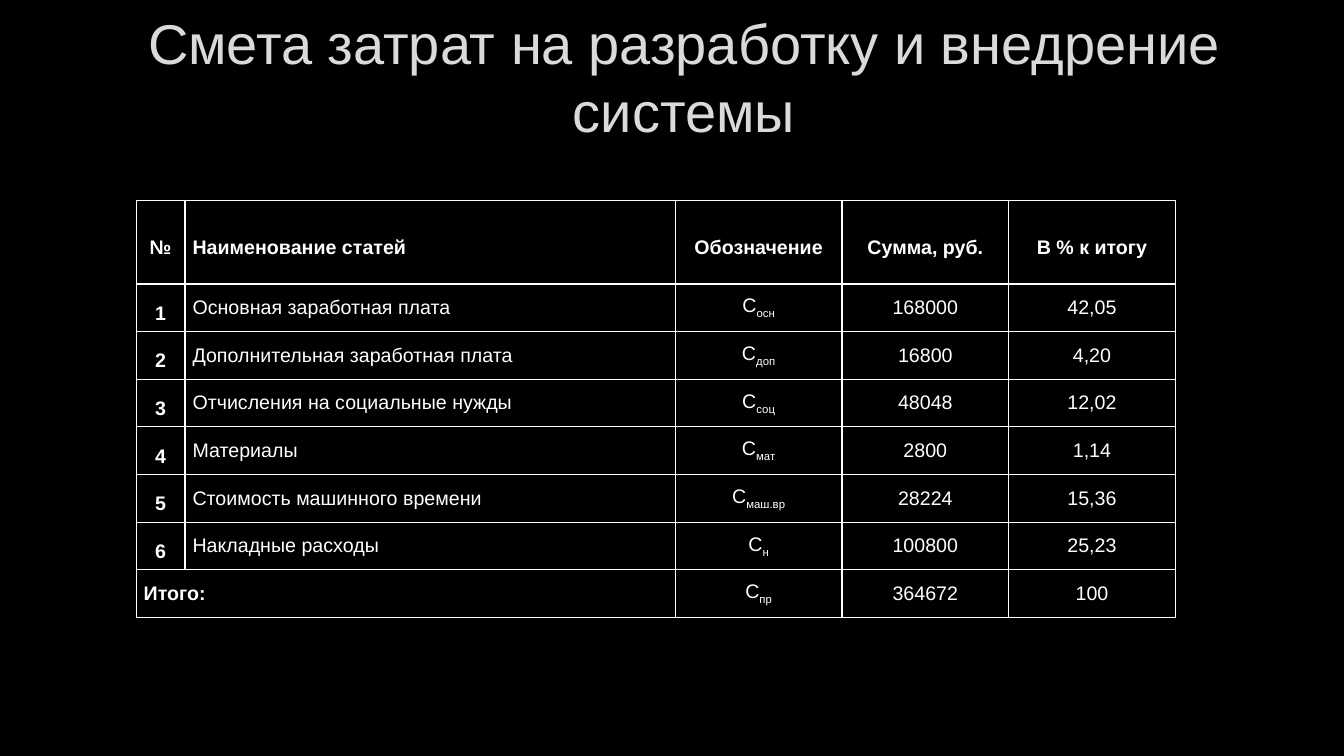
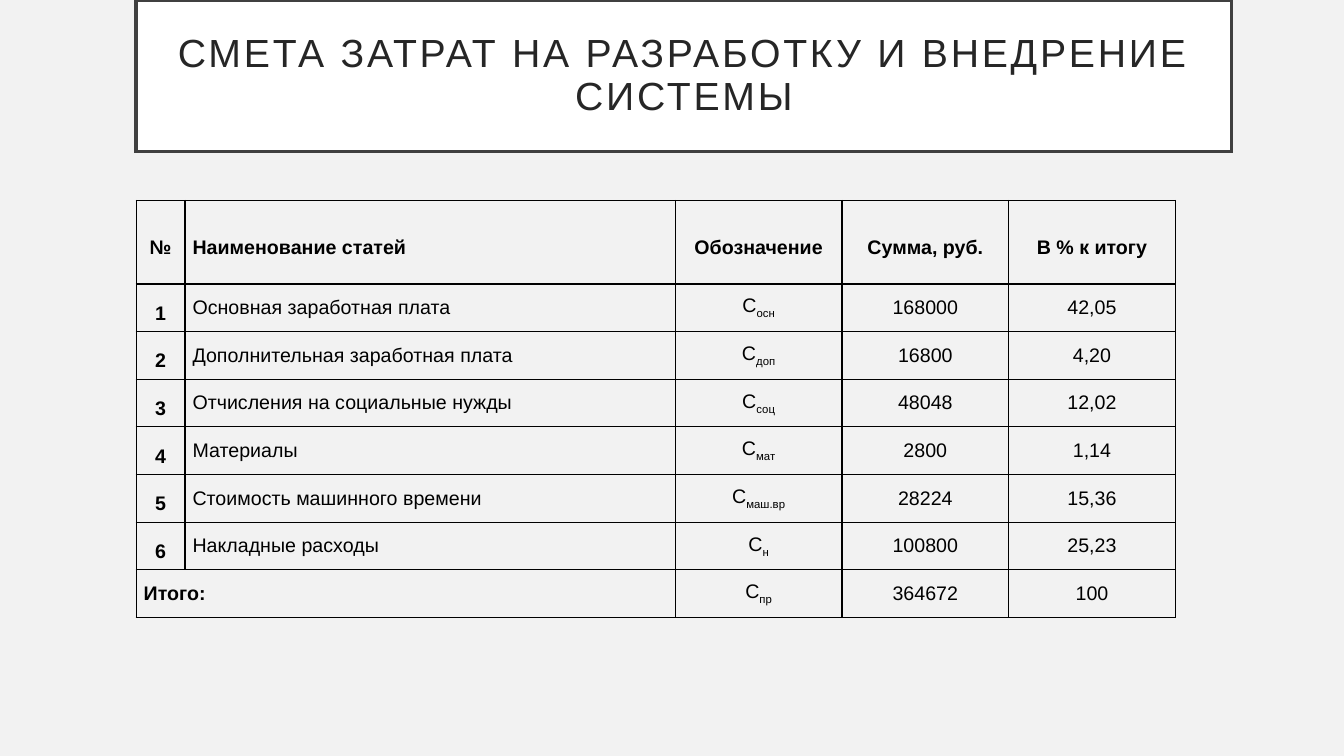
Before and after one commit to PolMarzia/diplom, a slide deck: slide 14 of Prez.pptx. Drawn at 1344x756 pixels with LibreOffice and Linux fonts; fonts in the diff are those of the drawing; background and template pictures are left out. Boxes give left, top, right and bottom in pixels: in the first picture for what was removed or moved away, otherwise in the second. Text is boxed around its words. In the diff, an @@ line names an element or a change of style, - is before the commit and + after.

```diff
--- a/Prez.pptx
+++ b/Prez.pptx
@@ background picture (left out) to #F2F2F2 @@
@@ title "СМЕТА ЗАТРАТ НА РАЗРАБОТКУ И ...": place and size @@
-title "СМЕТА ЗАТРАТ НА РАЗРАБОТКУ И ..." at <box>148,23,1220,133</box>
+title "СМЕТА ЗАТРАТ НА РАЗРАБОТКУ И ..." at <box>136,1,1232,152</box>
@@ title "СМЕТА ЗАТРАТ НА РАЗРАБОТКУ И ..." at <box>136,1,1232,152</box>: fill none to #FFFFFF; outline none to #404040 2.5 pt @@
@@ title at <box>178,39,1186,111</box>: text changed; size 40 to 28 pt; text colour #DADADA to #262626 @@
-Смета затрат на разработку и внедрение системы
+СМЕТА ЗАТРАТ НА РАЗРАБОТКУ И ВНЕДРЕНИЕ СИСТЕМЫ
@@ table at <box>136,201,1174,618</box> @@
@@ text colour #FFFFFF to #000000 @@
@@ borders changed @@
```
Also in this commit, not shown: 15 other slides changed, 2 other files.
